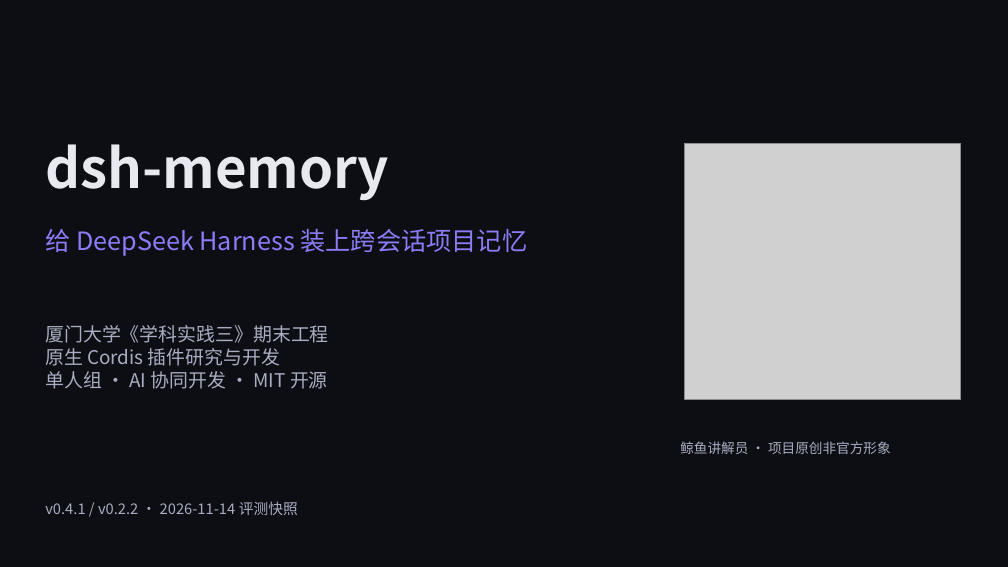
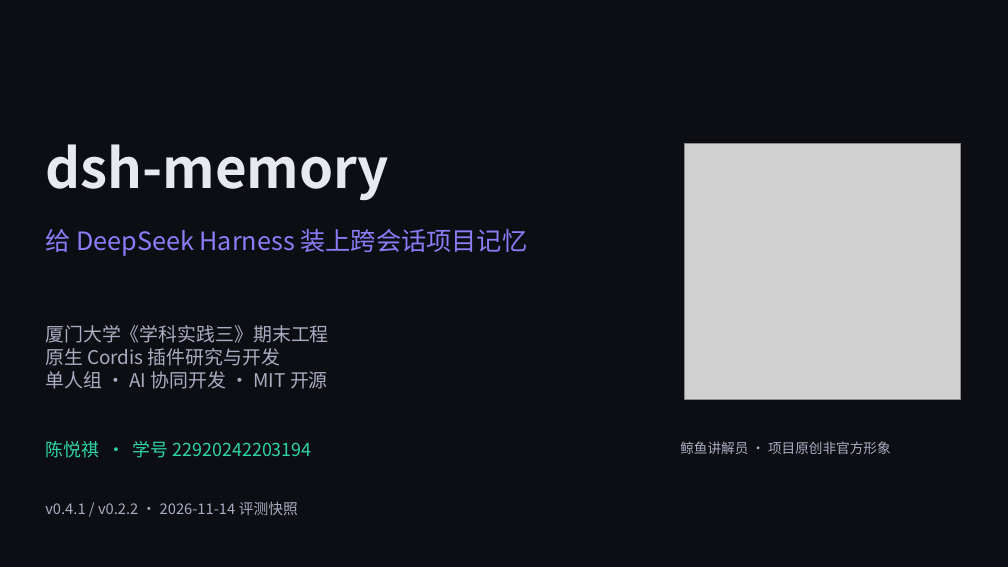
Before and after one commit to ChenYueqi2024/dsh-memory, a slide deck: slide 1 of downloads/dsh-memory-defense.pptx. Drawn at 1008x567 pixels with LibreOffice and Linux fonts; fonts in the diff are those of the drawing; grey boxes stand for pictures. Boxes give left, top, right and bottom in pixels: in the first picture for what was removed or moved away, otherwise in the second. Text is boxed around its words. In the diff, an @@ line names an element or a change of style, - is before the commit and + after.

```diff
--- a/downloads/dsh-memory-defense.pptx
+++ b/downloads/dsh-memory-defense.pptx
@@ text added at (45, 441, 312, 458), 17 pt, text #2DD4A7 @@
+陈悦祺 · 学号 22920242203194
```
Also in this commit, not shown: 11 other slides changed, 10 other files.
